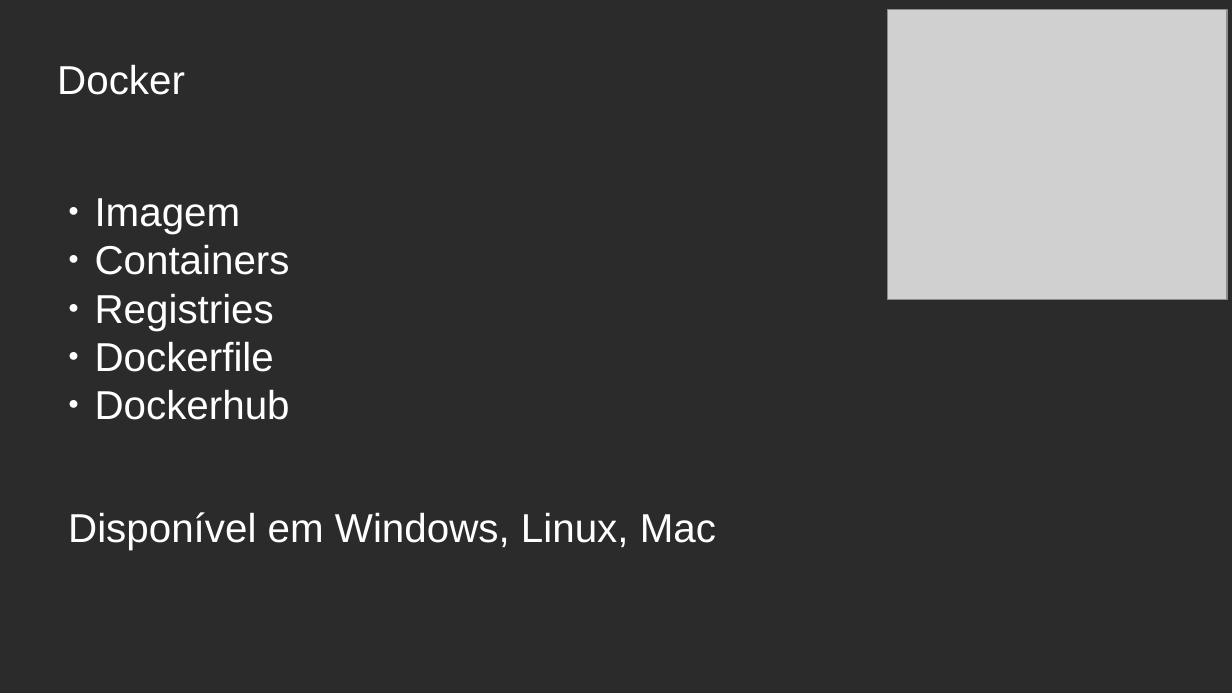
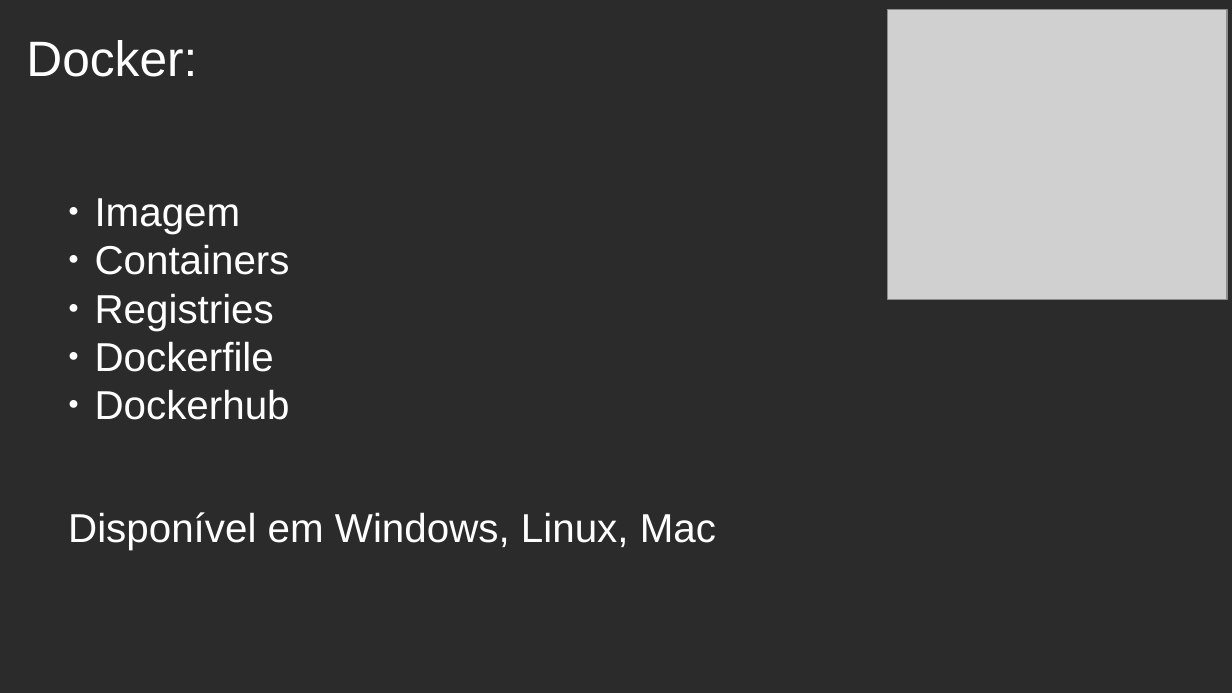
Before and after one commit to celsonery/kubernetes-docs, a slide deck: slide 14 of apresentacao/apresentacao.odp. Drawn at 1232x693 pixels with LibreOffice and Linux fonts; fonts in the diff are those of the drawing; grey boxes stand for pictures; background and template pictures are left out; a plain dark background stands for a picture behind light text. Boxes give left, top, right and bottom in pixels: in the first picture for what was removed or moved away, otherwise in the second. Text is boxed around its words. In the diff, an @@ line names an element or a change of style, - is before the commit and + after.

```diff
--- a/apresentacao/apresentacao.odp
+++ b/apresentacao/apresentacao.odp
@@ text "Docker:" at box(26, 40, 197, 77): vertical alignment middle to top @@
@@ text at box(26, 40, 197, 77): text changed; size 26 to 32 pt @@
-Docker
+Docker:
```
Also in this commit, not shown: 14 other slides changed, 3 slides added, 3 slides removed, 9 other files.
